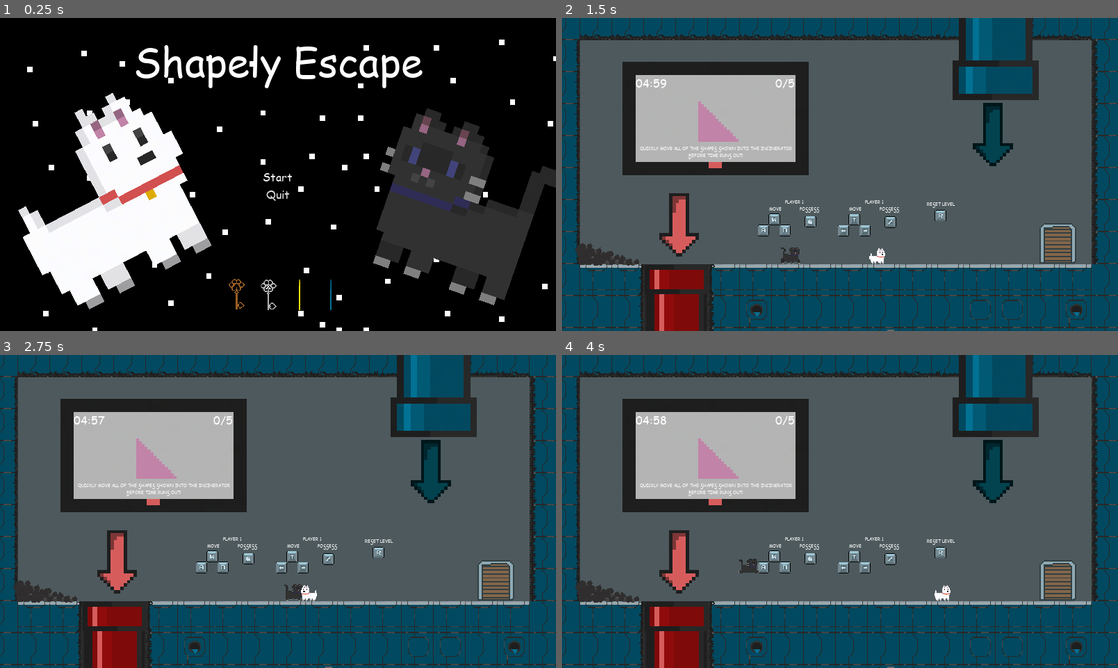
Above: before the commit, frames 1-4 (two rows, left to right).
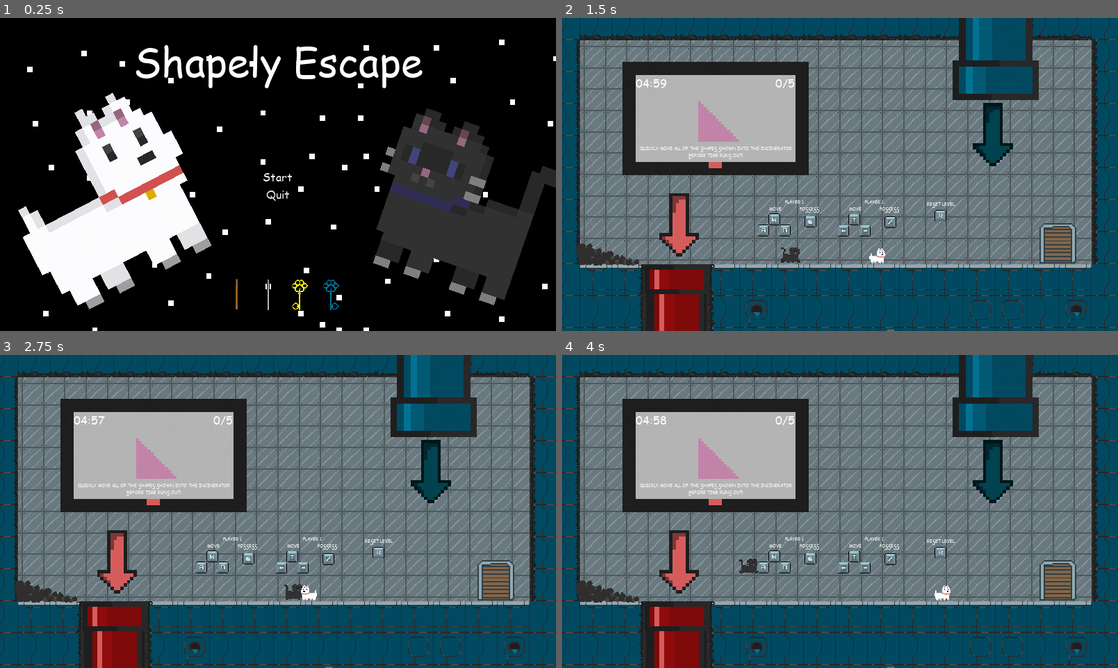
Above: after the commit, the same moments.

Repository: Astrol99/ShapelyEscape
Game: Godot game, scene res://MainMenu/MainMenu.tscn
Same seed, same stepped clock (60 frames per second), same inputs: the game is played once before the commit and once after it.
Inputs:
- Up to frame 1 (0.25 s): no input
- Up to frame 2 (1.5 s): click "Start" at 0.5 s; tap Enter at 1.25 s; hold D (move_right1) from 1.28 s (still down); tap E (cat_possess) at 1.35 s
- Up to frame 3 (2.75 s): keep holding D (move_right1); tap W (jump1) at 1.52, 2.27 s; tap Left (move_left2) at 2.1 s
- Up to frame 4 (4 s): tap R (reset) at 2.75 s; release D (move_right1) at 2.78 s; hold A (move_left1) 2.78-3.53 s; hold Right (move_right2) 2.78-3.53 s; hold D (move_right1) from 3.53 s (still down); tap / (possess) at 3.6 s; tap W (jump1) at 3.77 s

The runs differ from the first frame. In frame 1, 0.2% of the frame differs, in the area x 41-61%, y 83-94%; in frame 2, 40%, in the area x 3-96%, y 7-79%; in frame 3, 40%; in frame 4, 40%.

Commit message:
Fixed background sprite to repeat and rigidbody of possessable objects to have more speed force in order to correctly move

Diff:
--- a/MainMenu/MainMenu.tscn
+++ b/MainMenu/MainMenu.tscn
@@ -133,7 +133,6 @@
 scale = Vector2( 0.12963, 0.12963 )
 frames = SubResource( 17 )
 animation = "brown"
-frame = 3
 playing = true
 
 [node name="Silver_Key" type="AnimatedSprite" parent="."]
@@ -141,7 +140,7 @@
 scale = Vector2( 0.12963, 0.12963 )
 frames = SubResource( 17 )
 animation = "diamond"
-frame = 2
+frame = 3
 playing = true
 
 [node name="Gold_Key" type="AnimatedSprite" parent="."]
@@ -149,6 +148,7 @@
 scale = Vector2( 0.12963, 0.12963 )
 frames = SubResource( 17 )
 animation = "gold"
+frame = 1
 playing = true
 
 [node name="Diamond_Key" type="AnimatedSprite" parent="."]
@@ -156,7 +156,6 @@
 scale = Vector2( 0.12963, 0.12963 )
 frames = SubResource( 17 )
 animation = "silver"
-frame = 3
 playing = true
 
 [node name="Label" type="Label" parent="."]
--- a/World_Objects/Entities/Possessable.gd
+++ b/World_Objects/Entities/Possessable.gd
@@ -1,7 +1,7 @@
 class_name Possessable
 extends RigidBody2D
 
-export var speed = Vector2(10.0, 10.0)
+export var speed = Vector2(30.0, 30.0)
 
 var velocity = Vector2.ZERO
 
Not shown, added: assets/Dog_Oof/dogballsanimated.png.import
Not shown, added: assets/God_Forsaken_TileSet/Background.png.import
Not shown, added: assets/God_Forsaken_TileSet/Background_FR.png.import
Not shown, added: assets/God_Forsaken_TileSet/PIPEFORNEW.png.import
Not shown, added: assets/God_Forsaken_TileSet/Red Pipe.png.import
Not shown, added: assets/God_Forsaken_TileSet/THE televisions.png.import
Not shown, added: assets/God_Forsaken_TileSet/The Colorful Baby Tileset BBy.png.import
Not shown, added: assets/God_Forsaken_TileSet/The PIPE (3).png.import
Not shown, added: assets/God_Forsaken_TileSet/TileSEtwith pipe (1).png.import
Not shown, added: assets/Key/Paw Key.png.import
Not shown, added: assets/Lights/Lights.png.import
Not shown, added: assets/Lights/light_texture.png.import
(and 16 more such lines)
